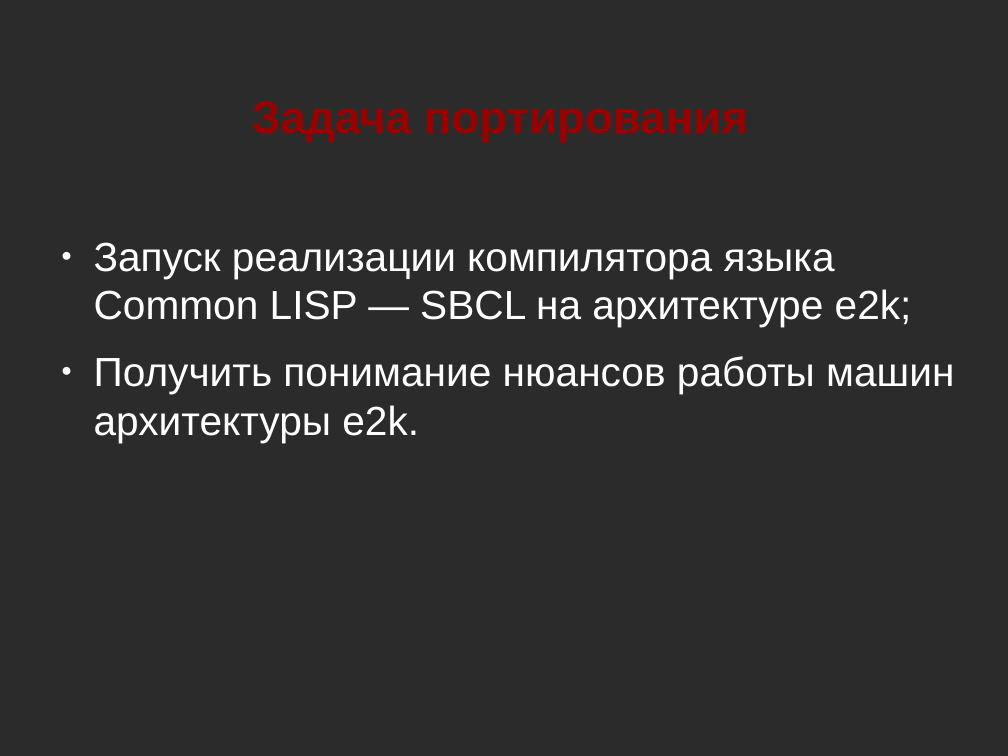
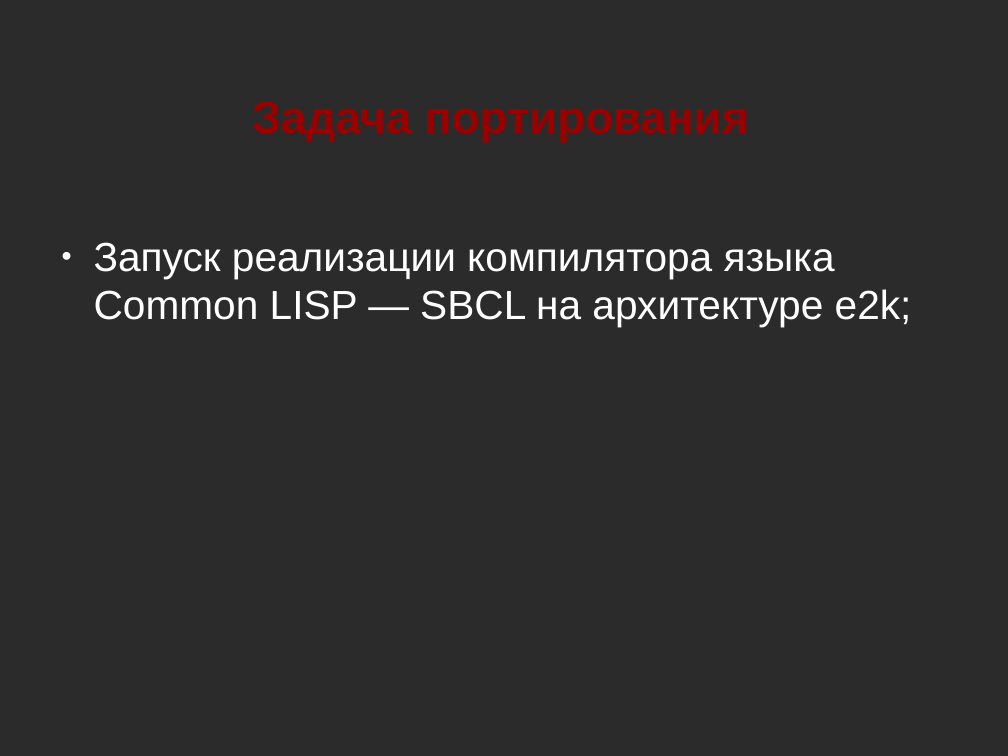
Before and after one commit to NIR-Ginko/presentations, a slide deck: slide 3 of SBCL porting.odp. Drawn at 1008x756 pixels with LibreOffice and Linux fonts; fonts in the diff are those of the drawing; background and template pictures are left out; a plain dark background stands for a picture behind light text. Boxes give left, top, right and bottom in pixels: in the first picture for what was removed or moved away, otherwise in the second. Text is boxed around its words. In the diff, an @@ line names an element or a change of style, - is before the commit and + after.

```diff
--- a/SBCL porting.odp
+++ b/SBCL porting.odp
@@ text at (94, 356, 954, 443): paragraph removed @@
-● Получить понимание нюансов работы машин архитектуры e2k.
```
Also in this commit, not shown: 5 other slides changed.
